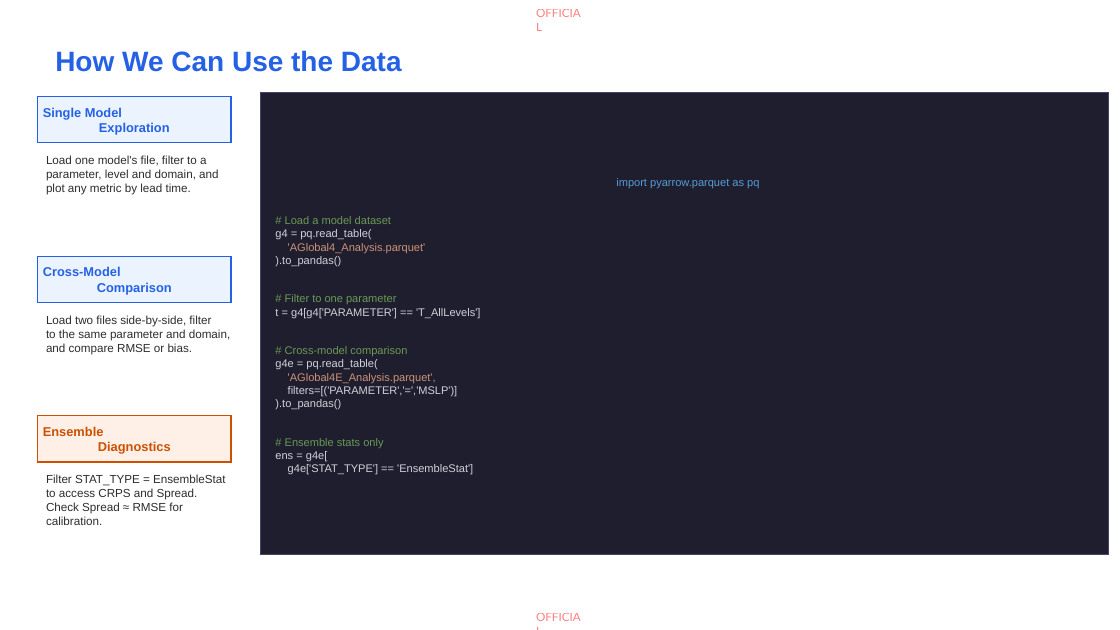
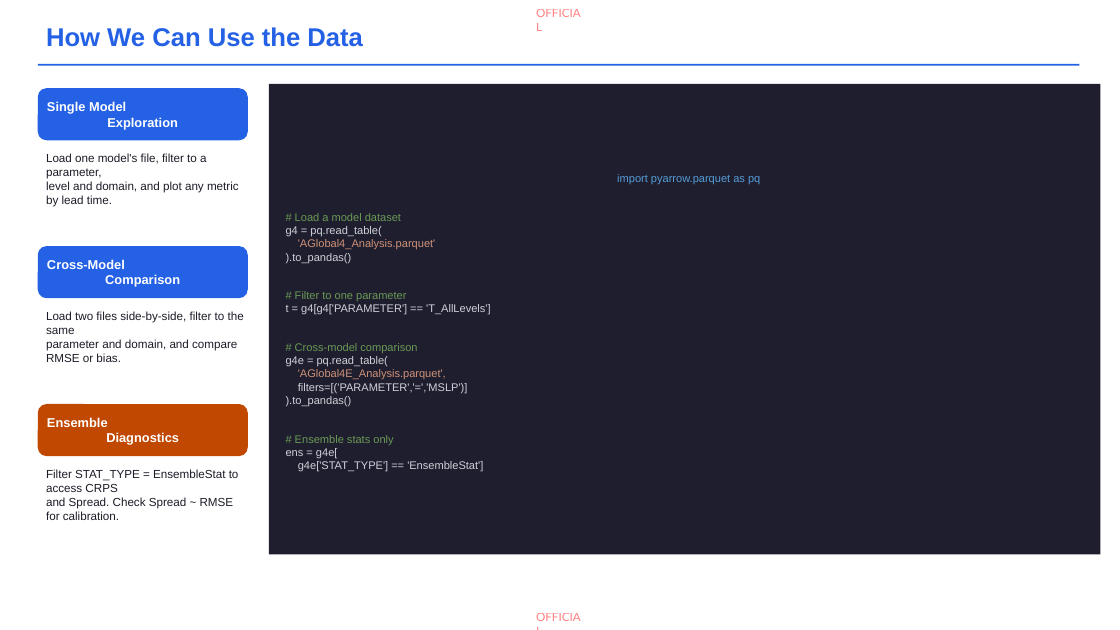
Before and after one commit to bdimech/metplus-parquet, a slide deck: slide 5 of METplus - Parquet Summary.pptx (slide 4 before the commit). Drawn at 1120x630 pixels with LibreOffice and Linux fonts; fonts in the diff are those of the drawing; background and template pictures are left out. Boxes give left, top, right and bottom in pixels: in the first picture for what was removed or moved away, otherwise in the second. Text is boxed around its words. In the diff, an @@ line names an element or a change of style, - is before the commit and + after.

```diff
--- a/METplus - Parquet Summary.pptx
+++ b/METplus - Parquet Summary.pptx
@@ text "How We Can Use the ...": place and size @@
-text "How We Can Use the ..." at bbox=[55, 50, 402, 72]
+text "How We Can Use the ..." at bbox=[46, 27, 363, 47]
@@ text "How We Can Use the ..." at bbox=[46, 27, 363, 47]: size 24 to 22 pt @@
@@ rounded rectangle "Single Model Exploration": place and size @@
-rounded rectangle "Single Model Exploration" at bbox=[38, 97, 231, 143]
+rounded rectangle "Single Model Exploration" at bbox=[38, 88, 248, 140]
@@ rounded rectangle "Single Model Exploration" at bbox=[38, 88, 248, 140]: text colour #2461E5 to #FFFFFF; rectangle to rounded rectangle; fill #EBF3FF to #2461E5; outline #2461E5 1 pt to none @@
@@ rectangle added at bbox=[38, 64, 1080, 66], fill #2461E5 @@
@@ rectangle "import pyarrow.parquet as pq": place and size @@
-rectangle "import pyarrow.parquet as pq" at bbox=[260, 92, 1109, 555]
+rectangle "import pyarrow.parquet as pq" at bbox=[269, 84, 1101, 555]
@@ rectangle "import pyarrow.parquet as pq" at bbox=[269, 84, 1101, 555]: outline #444466 0.5 pt to none @@
@@ text at bbox=[46, 153, 239, 207]: text changed; text colour #2D2D2D to #1C1C28 @@
-Load one model's file, filter to a
-parameter, level and domain, and
-plot any metric by lead time.
+Load one model's file, filter to a parameter,
+level and domain, and plot any metric by lead time.
@@ rounded rectangle "Cross-Model Comparison" at bbox=[38, 246, 248, 298]: text colour #2461E5 to #FFFFFF; rectangle to rounded rectangle; fill #EBF3FF to #2461E5; outline #2461E5 1 pt to none @@
@@ rounded rectangle "Cross-Model Comparison": place and size @@
-rounded rectangle "Cross-Model Comparison" at bbox=[38, 256, 231, 302]
+rounded rectangle "Cross-Model Comparison" at bbox=[38, 246, 248, 298]
@@ text at bbox=[46, 311, 244, 362]: text changed; text colour #2D2D2D to #1C1C28 @@
-Load two files side-by-side, filter
-to the same parameter and domain,
-and compare RMSE or bias.
+Load two files side-by-side, filter to the same
+parameter and domain, and compare RMSE or bias.
@@ rounded rectangle "Ensemble Diagnostics": place and size @@
-rounded rectangle "Ensemble Diagnostics" at bbox=[38, 416, 231, 462]
+rounded rectangle "Ensemble Diagnostics" at bbox=[38, 404, 248, 456]
@@ rounded rectangle "Ensemble Diagnostics" at bbox=[38, 404, 248, 456]: text colour #CC5000 to #FFFFFF; rectangle to rounded rectangle; fill #FEF0E7 to #C04800; outline #CC5000 1 pt to none @@
@@ text at bbox=[46, 469, 239, 520]: text changed; text colour #2D2D2D to #1C1C28 @@
-Filter STAT_TYPE = EnsembleStat
-to access CRPS and Spread.
-Check Spread ≈ RMSE for calibration.
+Filter STAT_TYPE = EnsembleStat to access CRPS
+and Spread. Check Spread ~ RMSE for calibration.
```
Also in this commit, not shown: 4 other slides changed, 1 slide added.
